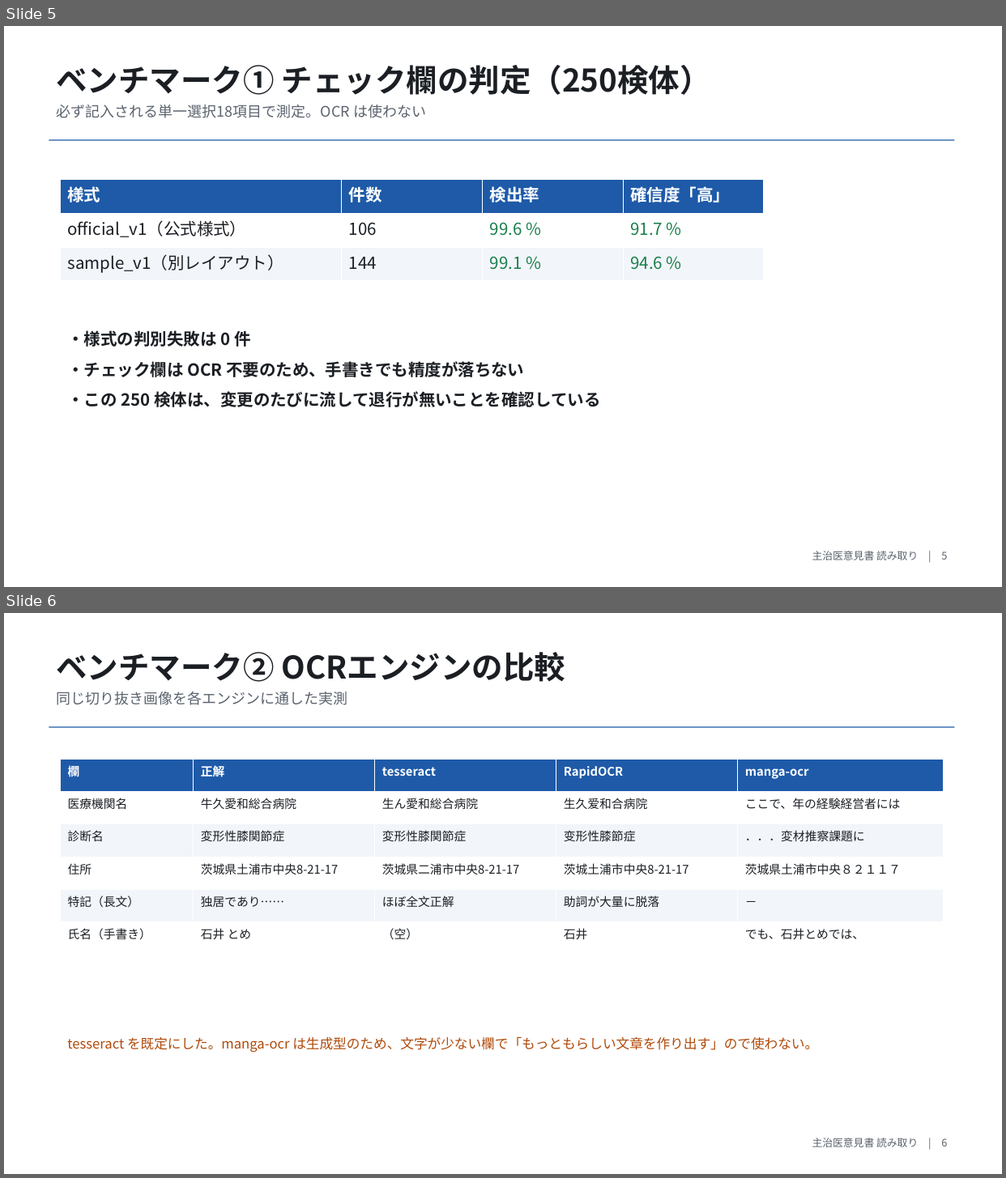
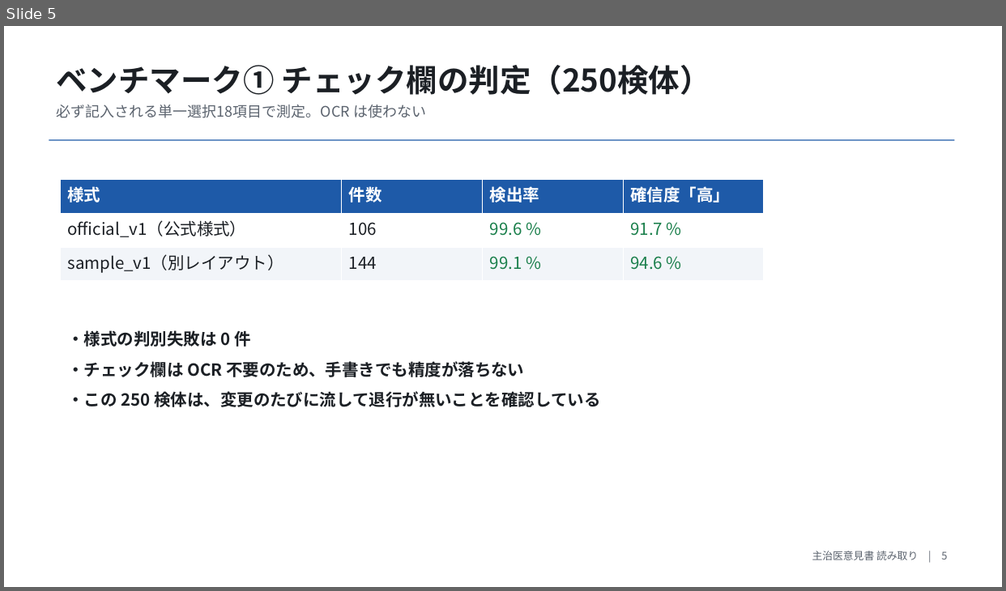
Before and after one commit to masarusanuki/ikensho-ocr, a slide deck: docs/主治医意見書読み取り_概要.pptx. Shown one above the other, each under a label of ours: slides 5 and 6 before the commit, slide 5 after it. The pictures are 1006x1178 and 1006x591 pixels, drawn with LibreOffice and Linux fonts; fonts in the diff are those of the drawing. Boxes give left, top, right and bottom in pixels: in the first picture for what was removed or moved away, otherwise in the second. Text is boxed around its words. In the diff, an @@ line names an element or a change of style, - is before the commit and + after.

```diff
--- a/docs/主治医意見書読み取り_概要.pptx
+++ b/docs/主治医意見書読み取り_概要.pptx
@@ slide 6 removed at (4, 613, 1002, 1174), background #FFFFFF @@
@@ text removed at (56, 652, 566, 705) @@
-ベンチマーク② OCRエンジンの比較
-同じ切り抜き画像を各エンジンに通した実測
@@ rectangle removed at (49, 726, 955, 727) @@
@@ table removed at (60, 759, 943, 955), 6 rows, 5 columns @@
-欄 | 正解 | tesseract | RapidOCR | manga-ocr
-医療機関名 | 牛久愛和総合病院 | 生ん愛和総合病院 | 生久爱和合病院 | ここで、年の経験経営者には
-診断名 | 変形性膝関節症 | 変形性膝関節症 | 变形性膝節症 | ．．．変材推察課題に
-住所 | 茨城県土浦市中央8-21-17 | 茨城県二浦市中央8-21-17 | 茨城土浦市中央8-21-17 | 茨城県土浦市中央８２１１７
-特記（長文） | 独居であり…… | ほぼ全文正解 | 助詞が大量に脱落 | －
-氏名（手書き） | 石井 とめ | （空） | 石井 | でも、石井とめでは、
@@ text removed at (67, 1037, 818, 1052) @@
-tesseract を既定にした。manga-ocr は生成型のため、文字が少ない欄で「もっともらしい文章を作り出す」ので使わない。
@@ text removed at (812, 1138, 947, 1148) @@
-主治医意見書 読み取り | 6
```
Also in this commit, not shown: 2 slides changed, 1 slide added, 26 other files.
